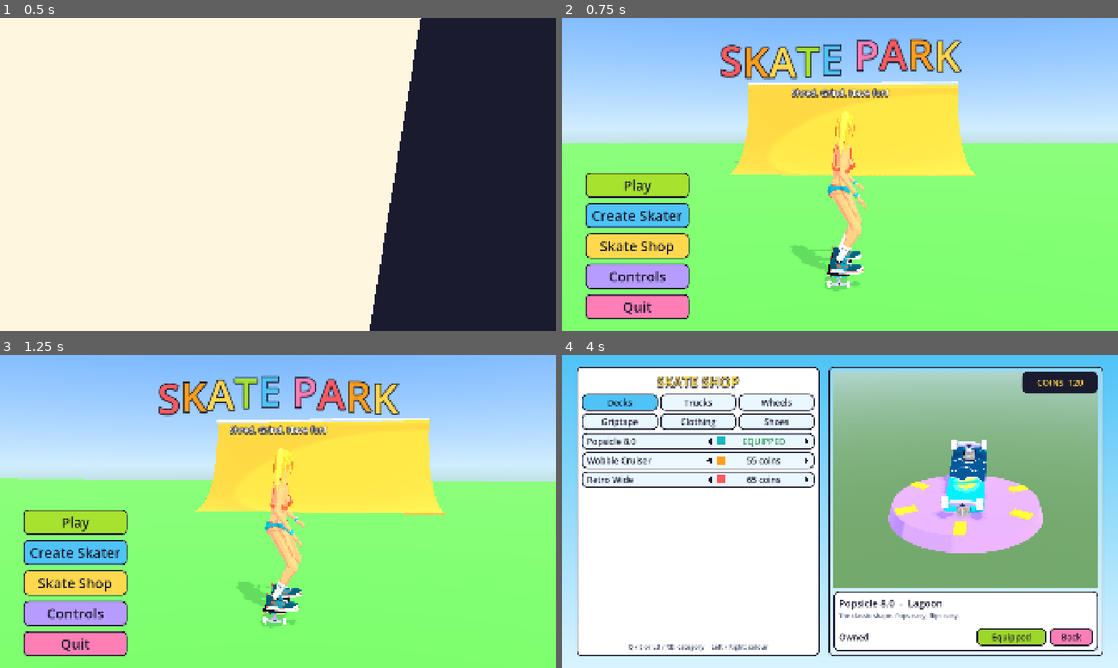
Above: before the commit, frames 1-4 (two rows, left to right).
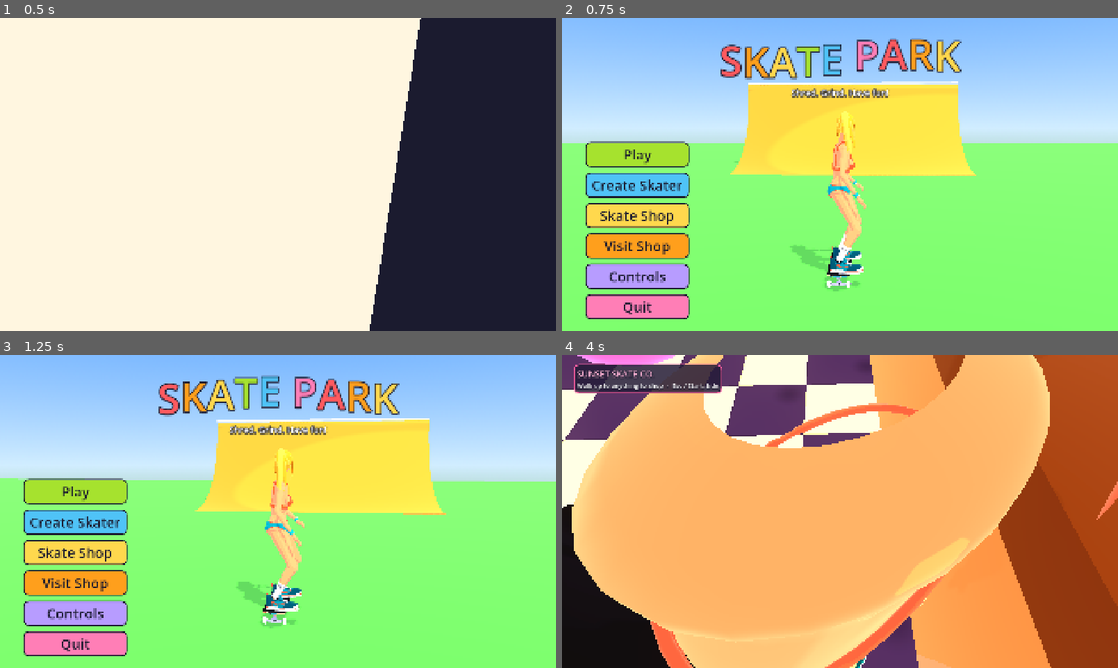
Above: after the commit, the same moments.

Repository: Proximo0/skate-park
Game: Godot game, scene res://game/ui/splash_screen.tscn
Same seed, same stepped clock (60 frames per second), same inputs: the game is played once before the commit and once after it.
Inputs (mouse positions are in pixels of both pictures, inside the frame that each line leads up to):
- Up to frame 1 (0.5 s): no input
- Up to frame 2 (0.75 s): tap Enter (ui_accept) at 0.5 s; move the mouse to (962, 158) at 0.52 s; hold D (move_right) from 0.53 s (still down); tap C (dismount) at 0.6 s; click (962, 158) at 0.67 s
- Up to frame 3 (1.25 s): keep holding D (move_right); tap Enter (ui_accept) at 0.77, 1.07 s
- Up to frame 4 (4 s): release D (move_right) at 1.25 s; click (639, 583) at 1.25 s, where only the run after the commit has a clickable "Visit Shop"; drag from (967, 480) to (812, 574) at 2.02 s; move the mouse to (895, 442) at 2.77 s; hold D (move_right) 2.78-3.5 s; tap K (grab) at 2.85 s; drag from (812, 574) to (673, 464) at 3.52 s

Frame 1 is identical in both runs. In frame 2, 5.8% of the frame differs, in the area x 4-53%, y 32-77%; in frame 3, 5.8%; in frame 4, 100%, in the area x 0-100%, y 0-100%.

Commit message:
Secondary motion (hair, ponytail, subtle chest springs) with pause-menu toggles; Visit Shop on the title screen
Co-Authored-By: Claude Opus 5.5 (1M context) <noreply@anthropic.com>
Claude-Session: https://claude.ai/code/session_01RMKNZ8eeWwfnKNQaLfHv9F

Diff:
--- /dev/null
+++ b/game/customize/game_settings.gd
@@ -0,0 +1,55 @@
+class_name GameSettings
+extends RefCounted
+## Player options that live outside a run (hair and body physics). Saved as JSON at user://settings.json.
+## Scripted runs and tests never read or write the file.
+
+const SAVE_PATH: String = "user://settings.json"
+
+static var hair_physics: bool = true
+static var body_physics: bool = true
+static var _loaded: bool = false
+
+
+static func ensure_loaded() -> void:
+	if _loaded:
+		return
+	_loaded = true
+	if Flags.is_scripted_run() or not FileAccess.file_exists(SAVE_PATH):
+		return
+	var f: FileAccess = FileAccess.open(SAVE_PATH, FileAccess.READ)
+	if f == null:
+		return
+	var data: Variant = JSON.parse_string(f.get_as_text())
+	if data is Dictionary:
+		hair_physics = bool((data as Dictionary).get("hair_physics", true))
+		body_physics = bool((data as Dictionary).get("body_physics", true))
+
+
+static func hair_on() -> bool:
+	ensure_loaded()
+	return hair_physics
+
+
+static func body_on() -> bool:
+	ensure_loaded()
+	return body_physics
+
+
+static func set_hair(on: bool) -> void:
+	ensure_loaded()
+	hair_physics = on
+	save()
+
+
+static func set_body(on: bool) -> void:
+	ensure_loaded()
+	body_physics = on
+	save()
+
+
+static func save() -> void:
+	if Flags.is_scripted_run():
+		return
+	var f: FileAccess = FileAccess.open(SAVE_PATH, FileAccess.WRITE)
+	if f != null:
+		f.store_string(JSON.stringify({"hair_physics": hair_physics, "body_physics": body_physics}))
--- a/game/main.gd
+++ b/game/main.gd
@@ -108,6 +108,10 @@
 	poser.board = visual.get_node_or_null("Skateboard")
 	if poser.body != null and poser.board != null:
 		skater.add_child(poser)
+	var sway := SecondaryMotion.new()  # visual-only hair and body sway; not in the physics snapshot
+	sway.name = "SecondaryMotion"
+	skater.add_child(sway)
+	sway.bind(visual)
 
 
 func _setup_goals() -> void:
--- /dev/null
+++ b/game/skater/secondary_motion.gd
@@ -0,0 +1,227 @@
+class_name SecondaryMotion
+extends Node
+## Visual-only secondary motion: hair and bust sway on damped springs. Never part of the physics snapshot.
+## bind() finds every Node3D named "HairSway_*" or "BodySway_*" under the visual root. Each tick the world
+## acceleration of the pivot's attach point (plus gravity, seen in the parent's frame so body rotation counts)
+## drives a spring. Hair swings like a pendulum on two axes, chains (HairSway_X, then a child HairSway_X2, ...)
+## lag down the chain. Bust pivots get a few mm of offset and at most about 3 degrees. Everything is clamped.
+## Fixed 1/60 s steps (4 sub-steps each) keep it deterministic; a jump in position resets it (teleport, respawn).
+
+const HAIR_PREFIX: String = "HairSway_"
+const BODY_PREFIX: String = "BodySway_"
+const DT: float = 1.0 / 60.0
+const SUBSTEPS: int = 4
+const GRAVITY: float = 9.8
+const MAX_ACCEL: float = 60.0  ## m/s^2, input clamp (landings, pose snaps)
+const ACCEL_SMOOTH: float = 0.5  ## one-pole blend per tick; poses change per rendered frame
+const TELEPORT_DIST: float = 2.0  ## attach point moving farther than this in one tick resets the state
+
+const HAIR_GAIN: float = 0.6
+const HAIR_FREQ: float = 2.2  ## Hz at chain depth 0; each link down is a bit slower
+const HAIR_DAMP: float = 0.3
+const SIDE_BACK: float = 35.0
+const SIDE_FWD: float = 25.0
+const SIDE_OUT: float = 30.0
+const SIDE_IN: float = 6.0  ## inward swing toward the head, kept tiny so locks never cut into it
+## Ponytail chain, per link: degrees back / forward / sideways. Totals 60 back and 35 forward.
+const CHAIN_BACK: Array[float] = [30.0, 18.0, 12.0]
+const CHAIN_FWD: Array[float] = [18.0, 10.0, 7.0]
+const CHAIN_SIDE: Array[float] = [20.0, 12.0, 8.0]
+
+const BUST_FREQ: float = 7.0
+const BUST_DAMP: float = 0.75
+const BUST_GAIN: float = 0.0004  ## metres of offset per m/s^2
+const BUST_MAX_OFFSET: float = 0.012  ## 1.2 cm
+const BUST_MAX_TILT: float = 3.0  ## degrees
+
+var hair_enabled: bool = true
+var body_enabled: bool = true
+var follow_settings: bool = true  ## read the toggles from GameSettings every tick
+
+var _pivots: Array[Pivot] = []
+
+
+class Pivot extends RefCounted:
+	var node: Node3D
+	var is_bust: bool = false
+	var rest: Transform3D = Transform3D.IDENTITY
+	var depth: int = 0
+	var side: float = 0.0  ## -1 or 1 for a side lock (sign of its rest x), 0 for centre hair
+	var pos: Vector3 = Vector3.ZERO  ## hair: x/z angle (rad) in .x/.z; bust: offset metres
+	var vel: Vector3 = Vector3.ZERO
+	var prev_p: Vector3 = Vector3.ZERO
+	var prev_v: Vector3 = Vector3.ZERO
+	var accel: Vector3 = Vector3.ZERO
+	var samples: int = 0
+	var applied: bool = false  ## true while the node is off its rest pose
+
+
+func _ready() -> void:
+	process_priority = 100  # after the skater and the poser have moved this tick
+
+
+## Finds the pivots under the visual root (by name prefix, any depth). Safe to call again after a rebuild.
+func bind(visual_root: Node3D) -> void:
+	_pivots.clear()
+	if visual_root == null:
+		return
+	_collect(visual_root)
+
+
+func pivot_count() -> int:
+	return _pivots.size()
+
+
+func pivot_nodes() -> Array[Node3D]:
+	var out: Array[Node3D] = []
+	for p: Pivot in _pivots:
+		out.append(p.node)
+	return out
+
+
+func _collect(n: Node) -> void:
+	for c: Node in n.get_children():
+		var nd := c as Node3D
+		if nd != null and (nd.name.begins_with(HAIR_PREFIX) or nd.name.begins_with(BODY_PREFIX)):
+			var p := Pivot.new()
+			p.node = nd
+			p.is_bust = nd.name.begins_with(BODY_PREFIX)
+			p.rest = nd.transform
+			if not p.is_bust:
+				var d: int = 0
+				var a: Node = nd.get_parent()
+				while a != null and a is Node3D and a.name.begins_with(HAIR_PREFIX):
+					d += 1
+					a = a.get_parent()
+				p.depth = d
+				if d == 0 and absf(nd.position.x) > 0.02:
+					p.side = signf(nd.position.x)
+			_pivots.append(p)
+		_collect(c)
+
+
+## Back to the rest pose with no motion. Call after a teleport, respawn or replay restore.
+func reset() -> void:
+	for p: Pivot in _pivots:
+		_clear(p)
+		if is_instance_valid(p.node):
+			p.node.transform = p.rest
+		p.applied = false
+
+
+func _clear(p: Pivot) -> void:
+	p.pos = Vector3.ZERO
+	p.vel = Vector3.ZERO
+	p.prev_v = Vector3.ZERO
+	p.accel = Vector3.ZERO
+	p.samples = 0
+
+
+func _physics_process(_delta: float) -> void:
+	if follow_settings:
+		hair_enabled = GameSettings.hair_on()
+		body_enabled = GameSettings.body_on()
+	tick()
+
+
+## One fixed 1/60 s step. Public so tests can drive it without a scene tree.
+func tick() -> void:
+	for p: Pivot in _pivots:
+		if not is_instance_valid(p.node):
+			continue
+		var on: bool = body_enabled if p.is_bust else hair_enabled
+		if not on:
+			if p.applied:
+				_clear(p)
+				p.node.transform = p.rest
+				p.applied = false
+			continue
+		_step_pivot(p)
+
+
+static func _world(n: Node3D) -> Transform3D:
+	var t: Transform3D = Transform3D.IDENTITY
+	var a: Node3D = n
+	while a != null:
+		t = a.transform * t
+		a = a.get_parent() as Node3D
+	return t
+
+
+func _step_pivot(p: Pivot) -> void:
+	var parent_w: Transform3D = _world(p.node.get_parent() as Node3D) if p.node.get_parent() is Node3D else Transform3D.IDENTITY
+	var attach: Vector3 = parent_w * p.rest.origin
+	var basis_p: Basis = parent_w.basis.orthonormalized()
+	if p.samples >= 1 and attach.distance_to(p.prev_p) > TELEPORT_DIST:
+		_clear(p)
+		p.node.transform = p.rest
+	var raw: Vector3 = Vector3.ZERO
+	if p.samples >= 1:
+		var v: Vector3 = (attach - p.prev_p) / DT
+		if p.samples >= 2:
+			raw = (v - p.prev_v) / DT
+		p.prev_v = v
+	p.prev_p = attach
+	p.samples += 1
+	raw = raw.limit_length(MAX_ACCEL)
+	p.accel = p.accel.lerp(raw, ACCEL_SMOOTH)
+	# Apparent gravity in the parent's frame: what a hanging mass feels.
+	var eff_local: Vector3 = basis_p.inverse() * (Vector3(0.0, -GRAVITY, 0.0) - p.accel)
+	if p.is_bust:
+		_step_bust(p, eff_local)
+	else:
+		_step_hair(p, eff_local)
+	p.applied = true
+
+
+func _step_hair(p: Pivot, eff_local: Vector3) -> void:
+	var dir: Vector3 = eff_local.normalized() if eff_local.length() > 0.001 else Vector3.DOWN
+	var axis: Vector3 = Vector3.DOWN.cross(dir)
+	var ang: float = acos(clampf(Vector3.DOWN.dot(dir), -1.0, 1.0))
+	var target := Vector3.ZERO
+	if axis.length() > 0.00001:
+		var rv: Vector3 = axis.normalized() * ang * HAIR_GAIN
+		target = Vector3(rv.x, 0.0, rv.z)
+	var freq: float = HAIR_FREQ / (1.0 + 0.35 * float(p.depth))
+	var w: float = TAU * freq
+	var h: float = DT / float(SUBSTEPS)
+	for i: int in SUBSTEPS:
+		var acc: Vector3 = (target - p.pos) * (w * w) - p.vel * (2.0 * HAIR_DAMP * w)
+		p.vel += acc * h
+		p.pos += p.vel * h
+	# Clamp per axis (rx: negative is back, since the skater faces -Z; rz: positive swings toward +x).
+	var d: int = mini(p.depth, CHAIN_BACK.size() - 1)
+	var back: float = SIDE_BACK if p.side != 0.0 else CHAIN_BACK[d]
+	var fwd: float = SIDE_FWD if p.side != 0.0 else CHAIN_FWD[d]
+	p.pos.x = clampf(p.pos.x, -deg_to_rad(back), deg_to_rad(fwd))
+	var rz_min: float = -deg_to_rad(CHAIN_SIDE[d])
+	var rz_max: float = deg_to_rad(CHAIN_SIDE[d])
+	if p.side != 0.0:
+		# Positive rz swings the tip toward +x: inward for the left lock (x < 0), outward for the right.
+		var inward: float = deg_to_rad(SIDE_IN)
+		var outward: float = deg_to_rad(SIDE_OUT)
+		rz_max = inward if p.side < 0.0 else outward
+		rz_min = -outward if p.side < 0.0 else -inward
+	p.pos.z = clampf(p.pos.z, rz_min, rz_max)
+	if p.pos.x == -deg_to_rad(back) or p.pos.x == deg_to_rad(fwd):
+		p.vel.x = 0.0
+	if p.pos.z == rz_min or p.pos.z == rz_max:
+		p.vel.z = 0.0
+	var b: Basis = Basis.from_euler(Vector3(p.pos.x, 0.0, p.pos.z))
+	p.node.transform = Transform3D(p.rest.basis * b, p.rest.origin)
+
+
+func _step_bust(p: Pivot, eff_local: Vector3) -> void:
+	# Only the dynamic part: how far the apparent gravity departs from plain 1 g down.
+	var dev: Vector3 = eff_local - Vector3(0.0, -GRAVITY, 0.0)
+	var target: Vector3 = Vector3(dev.x, dev.y, dev.z * 0.5) * BUST_GAIN * 0.5
+	var w: float = TAU * BUST_FREQ
+	var h: float = DT / float(SUBSTEPS)
+	for i: int in SUBSTEPS:
+		var acc: Vector3 = (target - p.pos) * (w * w) - p.vel * (2.0 * BUST_DAMP * w)
+		p.vel += acc * h
+		p.pos += p.vel * h
+	p.pos = p.pos.limit_length(BUST_MAX_OFFSET)
+	var tilt: float = deg_to_rad(BUST_MAX_TILT) / BUST_MAX_OFFSET
+	var rot := Vector3(p.pos.y * tilt * 0.5, 0.0, -p.pos.x * tilt)
+	p.node.transform = Transform3D(p.rest.basis * Basis.from_euler(rot), p.rest.origin + p.pos)
--- a/game/ui/pause_menu.gd
+++ b/game/ui/pause_menu.gd
@@ -85,6 +85,16 @@
 	drop_loop.pressed.connect(_on_drop_in_pressed.bind("loop"))
 	col.add_child(drop_loop)
 
+	var hair_btn := _pause_button("", UiStyle.SKY_BLUE, PAUSE_DROP_IN_MIN, PAUSE_DROP_IN_FONT)
+	_set_toggle_text(hair_btn, "Hair physics", GameSettings.hair_on())
+	hair_btn.pressed.connect(_on_toggle.bind(hair_btn, "Hair physics", true))
+	col.add_child(hair_btn)
+
+	var body_btn := _pause_button("", UiStyle.SKY_BLUE, PAUSE_DROP_IN_MIN, PAUSE_DROP_IN_FONT)
+	_set_toggle_text(body_btn, "Body physics", GameSettings.body_on())
+	body_btn.pressed.connect(_on_toggle.bind(body_btn, "Body physics", false))
+	col.add_child(body_btn)
+
 	_controls_button = _pause_button("Controls", UiStyle.SKY_BLUE)
 	_controls_button.pressed.connect(_on_controls_pressed)
 	col.add_child(_controls_button)
@@ -94,7 +104,7 @@
 	col.add_child(quit)
 
 	# Up and down wrap around the buttons.
-	var buttons: Array[Button] = [_resume_button, restart, drop_mega, drop_loop, _controls_button, quit]
+	var buttons: Array[Button] = [_resume_button, restart, drop_mega, drop_loop, hair_btn, body_btn, _controls_button, quit]
 	var n: int = buttons.size()
 	for i: int in n:
 		var b: Button = buttons[i]
@@ -177,6 +187,19 @@
 func _on_quit_pressed() -> void:
 	_hide_menu()
 	quit_requested.emit()
+
+
+func _set_toggle_text(b: Button, label: String, on: bool) -> void:
+	b.text = "%s: %s" % [label, "On" if on else "Off"]
+
+
+func _on_toggle(b: Button, label: String, hair: bool) -> void:
+	var on: bool = not (GameSettings.hair_on() if hair else GameSettings.body_on())
+	if hair:
+		GameSettings.set_hair(on)
+	else:
+		GameSettings.set_body(on)
+	_set_toggle_text(b, label, on)
 
 
 func _on_controls_pressed() -> void:
--- a/game/ui/skater_preview.gd
+++ b/game/ui/skater_preview.gd
@@ -119,6 +119,9 @@
 		poser.board = board
 		poser.preview_anim = "crouch"
 		root.add_child(poser)
+		var sway: SecondaryMotion = SecondaryMotion.new()
+		root.add_child(sway)
+		sway.bind(root)
 	else:
 		Toon.apply_to(root)
 		root.rotation.x = deg_to_rad(-22.0)
--- a/game/ui/title_screen.gd
+++ b/game/ui/title_screen.gd
@@ -7,6 +7,7 @@
 const CONTROLS_SCRIPT: String = "res://game/ui/controls_screen.gd"
 const CREATOR_SCRIPT: String = "res://game/ui/character_creator.gd"
 const SHOP_SCRIPT: String = "res://game/ui/skate_shop.gd"
+const SHOP_SCENE: String = "res://game/shop/shop.tscn"  ## the walk-in shop
 const TITLE: String = "SKATE PARK"
 const SUBTITLE: String = "Shred. Grind. Have fun!"
 const TITLE_COLORS: PackedColorArray = [
@@ -33,6 +34,7 @@
 @onready var _play: Button = $Ui/Menu/Play
 @onready var _create: Button = $Ui/Menu/Create
 @onready var _shop: Button = $Ui/Menu/Shop
+@onready var _visit: Button = $Ui/Menu/Visit
 @onready var _controls: Button = $Ui/Menu/Controls
 @onready var _quit: Button = $Ui/Menu/Quit
 
@@ -56,11 +58,13 @@
 	_style_button(_play, UiStyle.LIME)
 	_style_button(_create, UiStyle.SKY_BLUE)
 	_style_button(_shop, UiStyle.SUNSHINE)
+	_style_button(_visit, Color("#FF9F1C"))
 	_style_button(_controls, Color("#B79CFF"))
 	_style_button(_quit, UiStyle.BUBBLEGUM)
 	_play.pressed.connect(_on_play)
 	_create.pressed.connect(_open_overlay.bind(CREATOR_SCRIPT, _create))
 	_shop.pressed.connect(_open_overlay.bind(SHOP_SCRIPT, _shop))
+	_visit.pressed.connect(_on_visit_shop)
 	_controls.pressed.connect(_on_controls)
 	_quit.pressed.connect(_on_quit)
 	_play.grab_focus()
@@ -130,6 +134,9 @@
 	poser.board = board
 	poser.preview_anim = "crouch"
 	skater.add_child(poser)
+	var sway := SecondaryMotion.new()
+	skater.add_child(sway)
+	sway.bind(skater)
 	vp.add_child(skater)
 	_skater_node = skater
 
@@ -198,6 +205,14 @@
 	get_tree().change_scene_to_file(GAME_SCENE)
 
 
+## Walks into the 3D skate shop (game/shop/shop.tscn).
+func _on_visit_shop() -> void:
+	if _leaving:
+		return
+	_leaving = true
+	get_tree().change_scene_to_file(SHOP_SCENE)
+
+
 func _on_controls() -> void:
 	if _overlay != null or not ResourceLoader.exists(CONTROLS_SCRIPT):
 		return
--- a/game/ui/title_screen.tscn
+++ b/game/ui/title_screen.tscn
@@ -60,7 +60,7 @@
 anchor_top = 1.0
 anchor_bottom = 1.0
 offset_left = 80.0
-offset_top = -520.0
+offset_top = -618.0
 offset_right = 440.0
 offset_bottom = -40.0
 grow_vertical = 0
@@ -82,6 +82,11 @@
 layout_mode = 2
 text = "Skate Shop"
 
+[node name="Visit" type="Button" parent="Ui/Menu"]
+custom_minimum_size = Vector2(360, 80)
+layout_mode = 2
+text = "Visit Shop"
+
 [node name="Controls" type="Button" parent="Ui/Menu"]
 custom_minimum_size = Vector2(360, 80)
 layout_mode = 2
--- /dev/null
+++ b/tests/unit/test_secondary_motion.gd
@@ -0,0 +1,154 @@
+extends TestCase
+## SecondaryMotion on a hand-built rig: pivot discovery by prefix, settling, bounded response, toggles.
+
+
+func _joint(parent: Node3D, name: String, at: Vector3) -> Node3D:
+	var n := Node3D.new()
+	n.name = name
+	n.position = at
+	parent.add_child(n)
+	return n
+
+
+## Root > Chest > BodySway_BustL/R ; Root > Head > HairSway_SideL/R and the ponytail chain; one extra style.
+func _rig() -> Dictionary:
+	var root := Node3D.new()
+	var chest: Node3D = _joint(root, "Chest", Vector3(0, 1.2, 0))
+	_joint(chest, "BodySway_BustL", Vector3(-0.08, 0.0, -0.06))
+	_joint(chest, "BodySway_BustR", Vector3(0.08, 0.0, -0.06))
+	var head: Node3D = _joint(root, "Head", Vector3(0, 1.6, 0))
+	_joint(head, "HairSway_SideL", Vector3(-0.07, 0.05, 0))
+	_joint(head, "HairSway_SideR", Vector3(0.07, 0.05, 0))
+	var p1: Node3D = _joint(head, "HairSway_Ponytail", Vector3(0, 0.08, 0.1))
+	var p2: Node3D = _joint(p1, "HairSway_Ponytail2", Vector3(0, -0.1, 0.05))
+	_joint(p2, "HairSway_Ponytail3", Vector3(0, -0.1, 0.02))
+	_joint(head, "HairSway_Bangs", Vector3(0, 0.1, -0.08))
+	return {"root": root, "head": head}
+
+
+func _make(rig: Dictionary) -> SecondaryMotion:
+	var sm := SecondaryMotion.new()
+	sm.follow_settings = false
+	sm.bind(rig["root"] as Node3D)
+	return sm
+
+
+func test_finds_pivots_by_prefix() -> void:
+	var rig: Dictionary = _rig()
+	var sm: SecondaryMotion = _make(rig)
+	assert_eq(sm.pivot_count(), 8)
+	var names: Array[String] = []
+	for n: Node3D in sm.pivot_nodes():
+		names.append(String(n.name))
+	assert_true("HairSway_Bangs" in names, "new styles are found without a list")
+	assert_true("BodySway_BustR" in names)
+	assert_false("Head" in names)
+	(rig["root"] as Node).free()
+	sm.free()
+
+
+func test_stationary_settles_to_rest() -> void:
+	var rig: Dictionary = _rig()
+	var sm: SecondaryMotion = _make(rig)
+	var rests: Array[Transform3D] = []
+	for n: Node3D in sm.pivot_nodes():
+		rests.append(n.transform)
+	for i: int in 240:
+		sm.tick()
+	var nodes: Array[Node3D] = sm.pivot_nodes()
+	for i: int in nodes.size():
+		assert_true(nodes[i].transform.is_equal_approx(rests[i]), "%s at rest" % nodes[i].name)
+	(rig["root"] as Node).free()
+	sm.free()
+
+
+func test_sudden_acceleration_is_bounded() -> void:
+	var rig: Dictionary = _rig()
+	var root: Node3D = rig["root"]
+	var sm: SecondaryMotion = _make(rig)
+	var rests: Dictionary = {}
+	for n: Node3D in sm.pivot_nodes():
+		rests[n] = n.transform
+	var moved: bool = false
+	var z: float = 0.0
+	var v: float = 0.0
+	for i: int in 180:
+		# Hard shove then a hard stop, plus a vertical bump.
+		v = 12.0 if i < 20 else (0.0 if i < 40 else v)
+		z += -v / 60.0
+		root.position = Vector3(0.0, 0.1 if i == 100 else 0.0, z)
+		sm.tick()
+		for n: Node3D in sm.pivot_nodes():
+			var rest: Transform3D = rests[n]
+			var delta: Basis = rest.basis.inverse() * n.transform.basis
+			var ang: float = rad_to_deg(Quaternion(delta).get_angle())
+			if String(n.name).begins_with("BodySway_"):
+				assert_true(ang <= 3.01, "bust tilt %f" % ang)
+				assert_true(n.transform.origin.distance_to(rest.origin) <= 0.0121, "bust travel")
+			else:
+				assert_true(ang <= 61.0, "%s swing %f" % [n.name, ang])
+				var e: Vector3 = delta.get_euler()
+				if n.name == "HairSway_Ponytail":
+					assert_true(e.x >= -deg_to_rad(30.01) and e.x <= deg_to_rad(18.01), "ponytail link 1 range")
+				assert_true(absf(e.z) <= deg_to_rad(30.01), "lateral")
+			if ang > 0.2:
+				moved = true
+	assert_true(moved, "the shove moves something")
+	root.free()
+	sm.free()
+
+
+func test_toggles_off_keep_identity() -> void:
+	var rig: Dictionary = _rig()
+	var root: Node3D = rig["root"]
+	var sm: SecondaryMotion = _make(rig)
+	var rests: Array[Transform3D] = []
+	for n: Node3D in sm.pivot_nodes():
+		rests.append(n.transform)
+	sm.hair_enabled = false
+	sm.body_enabled = false
+	for i: int in 60:
+		root.position = Vector3(0, 0, -float(i % 7))
+		sm.tick()
+	var nodes: Array[Node3D] = sm.pivot_nodes()
+	for i: int in nodes.size():
+		assert_true(nodes[i].transform.is_equal_approx(rests[i]), "%s untouched" % nodes[i].name)
+	root.free()
+	sm.free()
+
+
+func test_hair_only_toggle_leaves_bust_moving() -> void:
+	var rig: Dictionary = _rig()
+	var root: Node3D = rig["root"]
+	var sm: SecondaryMotion = _make(rig)
+	sm.hair_enabled = false
+	var bust_moved: bool = false
+	for i: int in 60:
+		root.position = Vector3(0, 0.05 * float(i % 2), 0)
+		sm.tick()
+	for n: Node3D in sm.pivot_nodes():
+		if String(n.name).begins_with("HairSway_"):
+			assert_true(n.transform.basis.is_equal_approx(Basis.IDENTITY), "hair stays put")
+		elif not n.transform.origin.is_equal_approx(Vector3(n.position.x, 0.0, -0.06)):
+			bust_moved = true
+	assert_true(bust_moved, "bust still reacts")
+	root.free()
+	sm.free()
+
+
+func test_teleport_resets_state() -> void:
+	var rig: Dictionary = _rig()
+	var root: Node3D = rig["root"]
+	var sm: SecondaryMotion = _make(rig)
+	for i: int in 30:
+		root.position = Vector3(0, 0, -0.3 * float(i * i % 5))
+		sm.tick()
+	root.position = Vector3(200, 0, 0)
+	sm.tick()
+	for i: int in 240:
+		sm.tick()
+	for n: Node3D in sm.pivot_nodes():
+		if String(n.name).begins_with("HairSway_"):
+			assert_true(n.transform.basis.is_equal_approx(Basis.IDENTITY), "%s settled after teleport" % n.name)
+	root.free()
+	sm.free()
Not shown, added: game/customize/game_settings.gd.uid
Not shown, added: game/skater/secondary_motion.gd.uid
Not shown, added: tests/unit/test_secondary_motion.gd.uid
